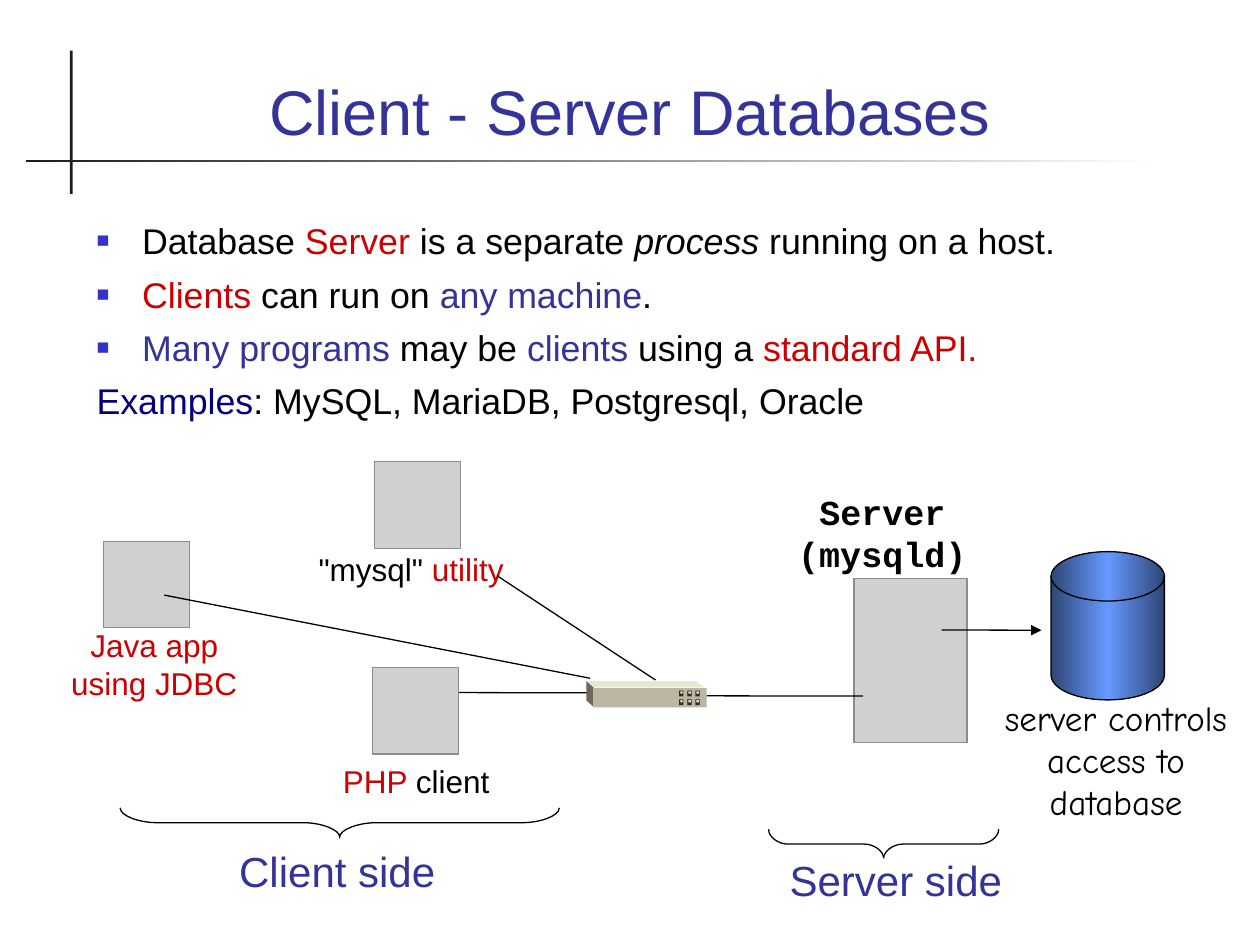
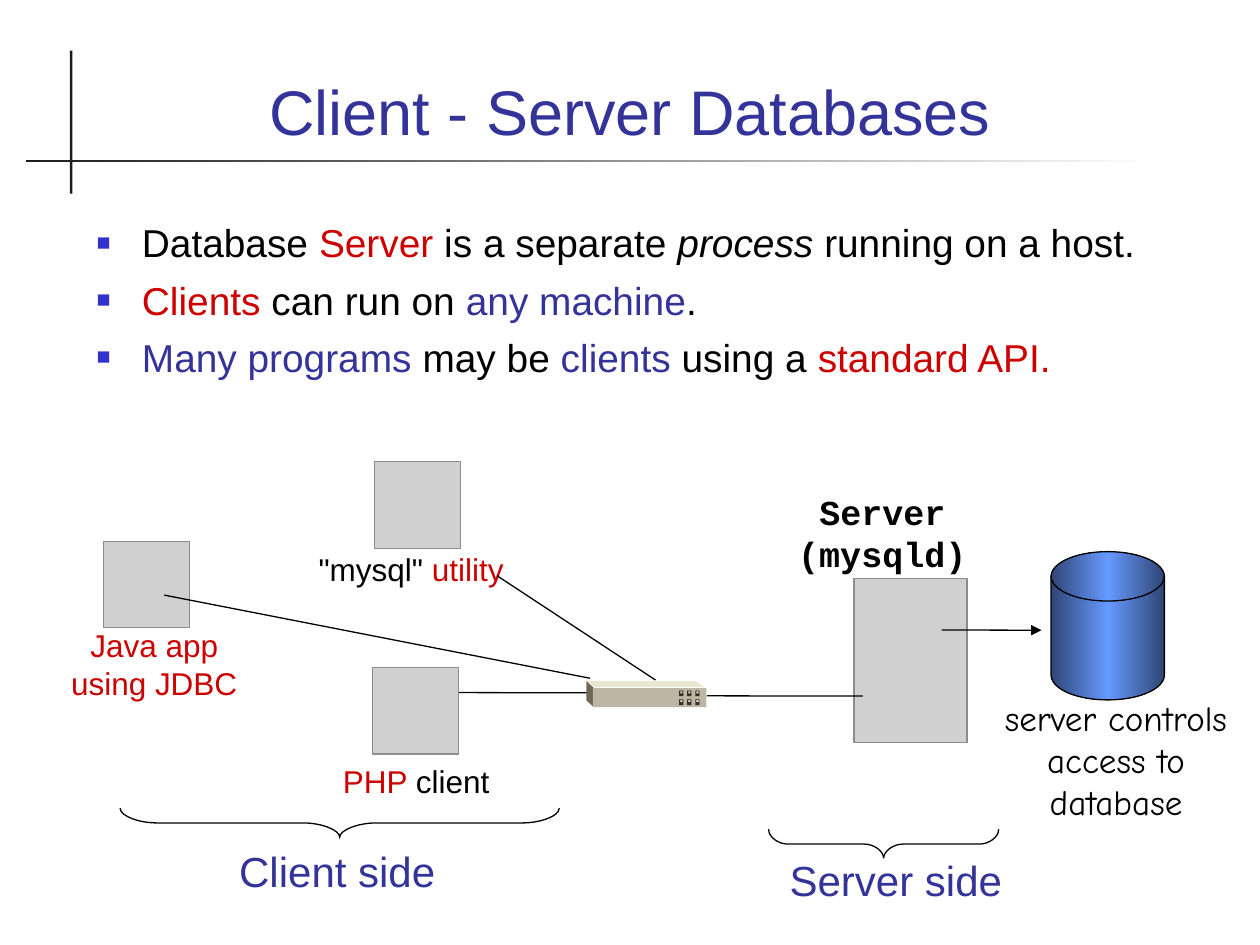
Before and after one commit to skeoop/skeoop.github.io, a slide deck: slide 17 of database/1-Database-Introduction.ppt (slide 15 before the commit). Drawn at 1260x945 pixels with LibreOffice and Linux fonts; fonts in the diff are those of the drawing; grey boxes stand for pictures. Boxes give left, top, right and bottom in pixels: in the first picture for what was removed or moved away, otherwise in the second. Text is boxed around its words. In the diff, an @@ line names an element or a change of style, - is before the commit and + after.

```diff
--- a/database/1-Database-Introduction.ppt
+++ b/database/1-Database-Introduction.ppt
@@ text "Database Server is a separate ..." at (142,229,1135,379): size 20.4 to 22.2 pt @@
@@ text at (97,388,864,422): paragraph removed @@
-Examples: MySQL, MariaDB, Postgresql, Oracle
```
Also in this commit, not shown: 8 other slides changed, 1 slide added, 7 other files.
